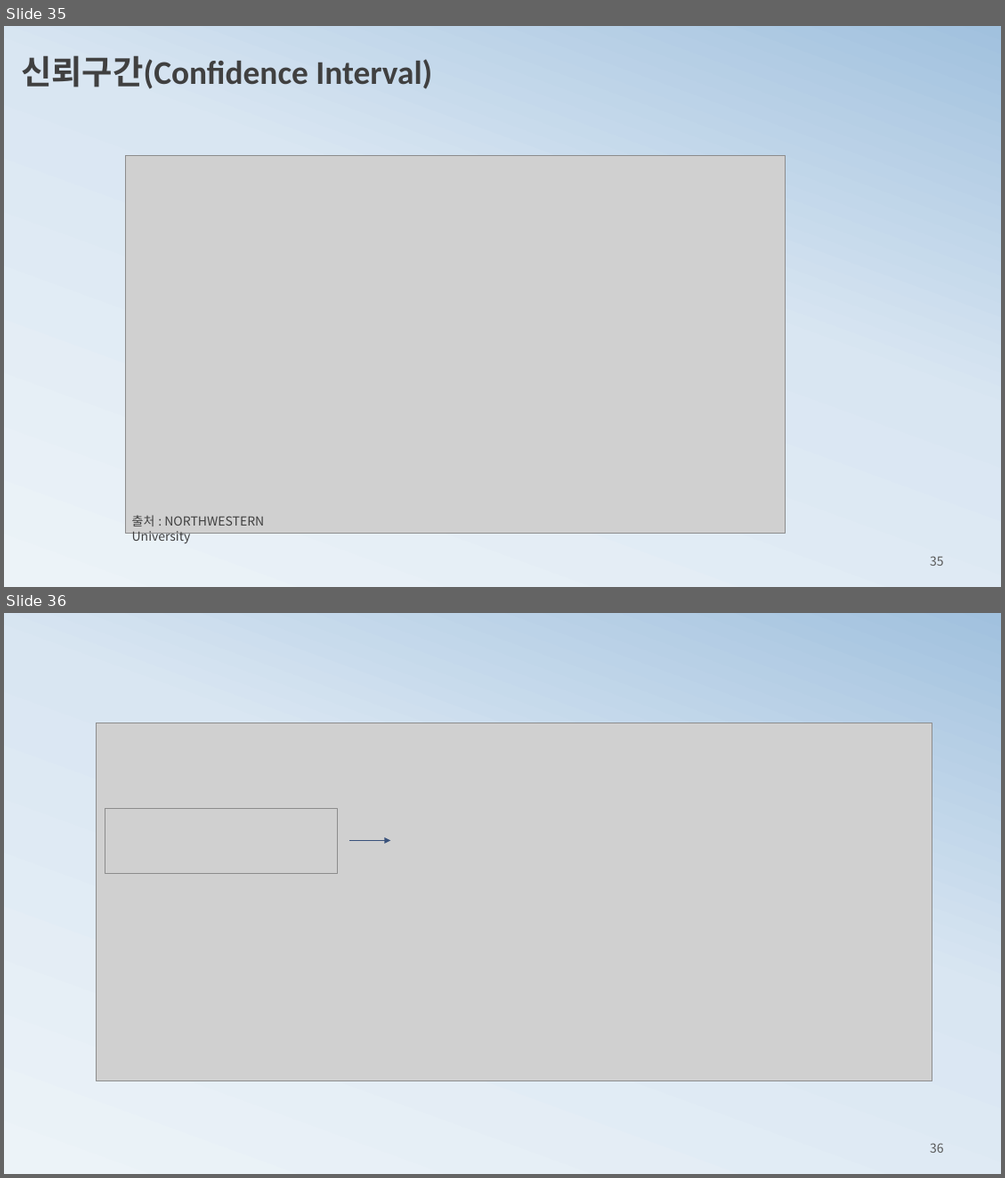
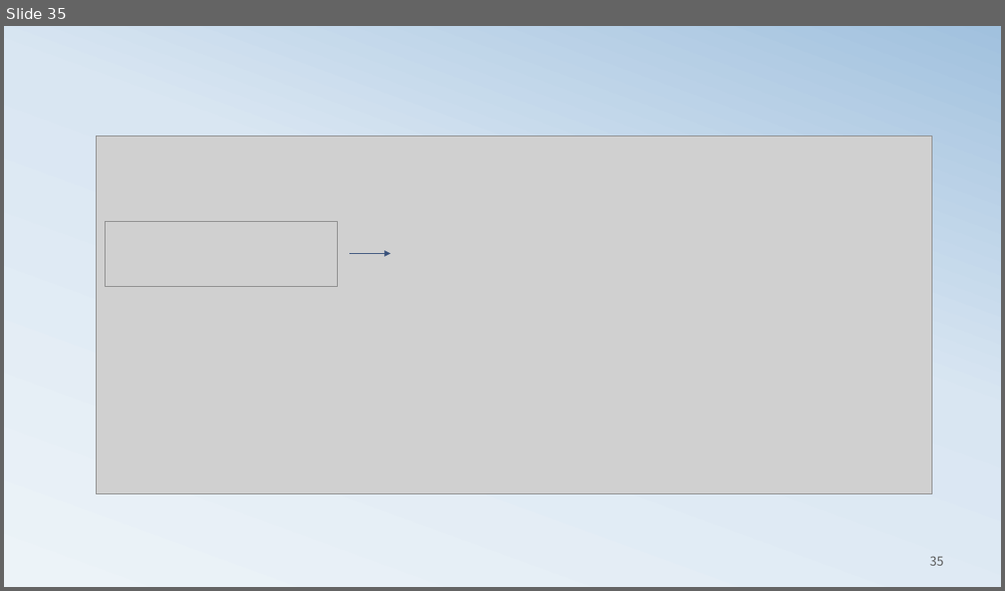
Before and after one commit to ancestor9/mathematics-for-machine-learning, a slide deck: 3_probability theory for machine learning.pptx. Shown one above the other, each under a label of ours: slides 35 and 36 before the commit, slide 35 after it. The pictures are 1005x1178 and 1005x591 pixels, drawn with LibreOffice and Linux fonts; fonts in the diff are those of the drawing; grey boxes stand for pictures. Boxes give left, top, right and bottom in pixels: in the first picture for what was removed or moved away, otherwise in the second. Text is boxed around its words. In the diff, an @@ line names an element or a change of style, - is before the commit and + after.

```diff
--- a/3_probability theory for machine learning.pptx
+++ b/3_probability theory for machine learning.pptx
@@ slide 35 removed at box(4, 26, 1001, 587), background gradient #ECF3F8 to #D9E6F2 to #A1C1DE @@
@@ text removed at box(21, 55, 432, 89) @@
-신뢰구간(Confidence Interval)
@@ picture removed at box(125, 156, 785, 533) @@
@@ text removed at box(132, 515, 264, 543) @@
-출처 : NORTHWESTERN University
@@ page number removed at box(930, 556, 944, 565) @@
-35
@@ what was slide 36 is now slide 35 @@
@@ page number at box(930, 556, 944, 565): text changed @@
-36
+35
```
Also in this commit, not shown: 1 slide changed, 2 other files.
